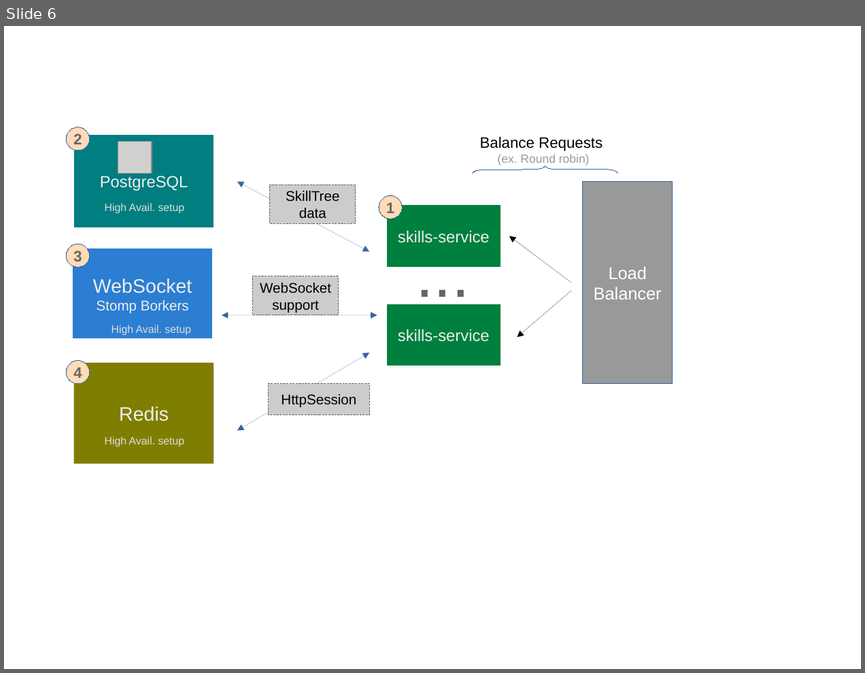
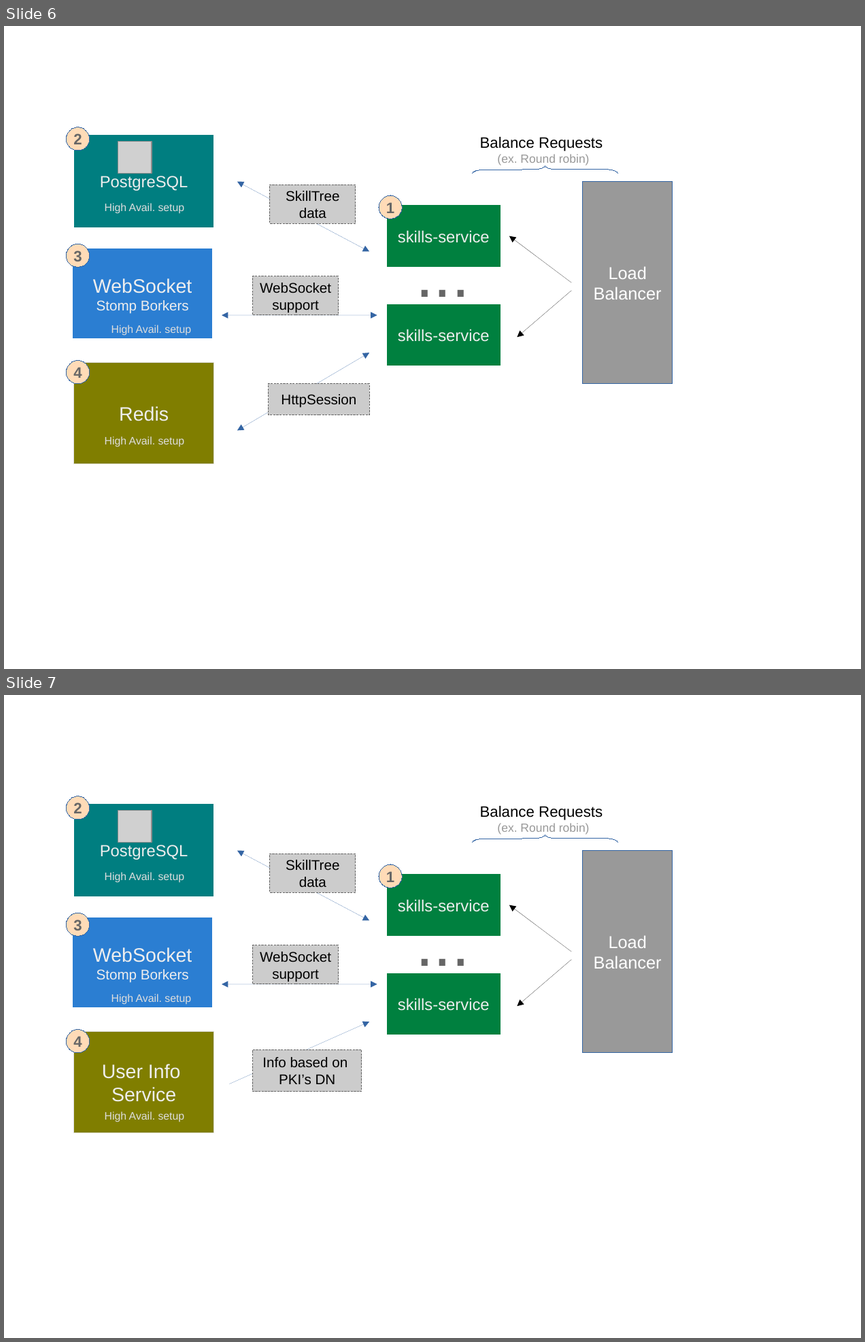
Before and after one commit to NationalSecurityAgency/skills-docs, a slide deck: diagrams_work/Diagrams.odp. Shown one above the other, each under a label of ours: slide 6 before the commit, slides 6 and 7 after it. The pictures are 865x673 and 865x1342 pixels, drawn with LibreOffice and Linux fonts; fonts in the diff are those of the drawing; grey boxes stand for pictures. Boxes give left, top, right and bottom in pixels: in the first picture for what was removed or moved away, otherwise in the second. Text is boxed around its words. In the diff, an @@ line names an element or a change of style, - is before the commit and + after.

```diff
--- a/diagrams_work/Diagrams.odp
+++ b/diagrams_work/Diagrams.odp
@@ slide 7 added at [4,695,861,1338], background #FFFFFF @@
@@ ellipse added at [66,796,90,819], fill #FFDBB7, outline #3465A4 0 pt, 14 pt, text #666666, bold @@
+2
@@ rectangle added at [74,803,214,896], fill #007E80, outline #FFFFFF 0 pt, 15 pt, text #EEEEEE @@
+PostgreSQL
@@ picture added at [118,810,152,842] @@
@@ text added at [480,806,602,834], 14 pt, text #000000 @@
+Balance Requests
+(ex. Round robin)
@@ freeform shape added at [472,835,618,843], outline #3465A4 0 pt @@
@@ double arrow added from (237, 851) to (369, 921), #3465A4 0 pt @@
@@ rectangle added at [270,853,356,892], fill #CCCCCC, outline #666666 0 pt, 13 pt, text #000000 @@
+SkillTree
+data
@@ rectangle added at [583,851,672,1053], fill #999999, outline #3465A4 0 pt, 16 pt, text #FFFFFF @@
+Load
+Balancer
@@ text added at [105,872,185,883], 10 pt, text #DDDDDD @@
+High Avail. setup
@@ ellipse added at [379,864,402,888], fill #FFDBB7, outline #3465A4 0 pt, 14 pt, text #666666, bold @@
+1
@@ rectangle added at [387,874,501,936], fill #00803F, outline #FFFFFF 0 pt, 15 pt, text #EEEEEE @@
+skills-service
@@ text added at [409,898,509,978], 60 pt, text #666666 @@
+...
@@ ellipse added at [66,913,90,936], fill #FFDBB7, outline #3465A4 0 pt, 14 pt, text #666666, bold @@
+3
@@ rectangle added at [73,917,213,1008], fill #2B7ED2, outline #FFFFFF 0 pt, 13 pt, text #EEEEEE @@
+WebSocket
+Stomp Borkers
@@ arrow added from (572, 951) to (509, 905), #000000 0 pt @@
@@ rectangle added at [253,945,339,984], fill #CCCCCC, outline #666666 0 pt, 13 pt, text #000000 @@
+WebSocket
+support
@@ arrow added from (572, 960) to (517, 1006), #000000 0 pt @@
@@ rectangle added at [387,972,501,1035], fill #00803F, outline #FFFFFF 0 pt, 15 pt, text #EEEEEE @@
+skills-service
@@ text added at [111,994,191,1004], 10 pt, text #DDDDDD @@
+High Avail. setup
@@ double arrow added from (377, 984) to (222, 984), #3465A4 0 pt @@
@@ ellipse added at [66,1030,90,1053], fill #FFDBB7, outline #3465A4 0 pt, 14 pt, text #666666, bold @@
+4
@@ rectangle added at [74,1032,214,1133], fill #807E00, outline #DDDDDD 0 pt, 18 pt, text #EEEEEE @@
+User Info
+Service
@@ arrow added from (230, 1084) to (369, 1021), #3465A4 0 pt @@
@@ rectangle added at [253,1049,362,1091], fill #CCCCCC, outline #666666 0 pt, 13 pt, text #000000 @@
+Info based on
+PKI’s DN
@@ text added at [105,1111,185,1122], 10 pt, text #DDDDDD @@
+High Avail. setup
```
Also in this commit, not shown: 3 other files.
